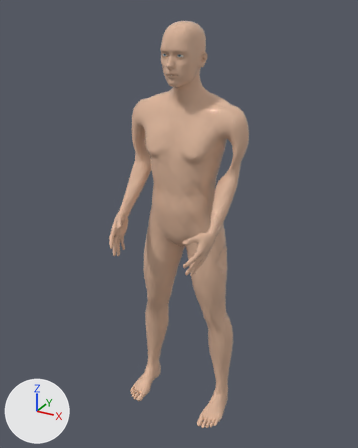
The glTF model public/bodymap3d/v3/real-human/body-erwachsener-divers-penis-keine-brueste-real-v3.glb: old version first, new version second.
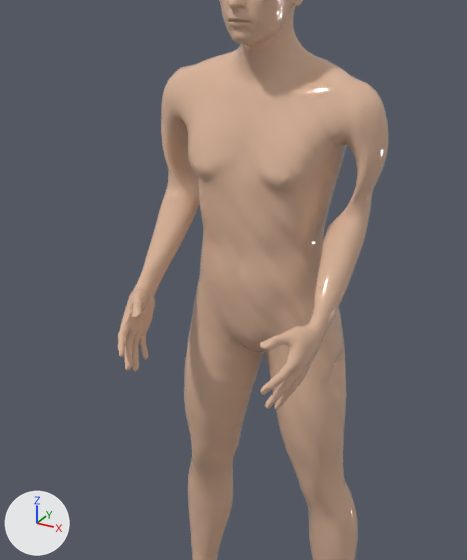
The first picture shows the older version from a camera (50 mm lens) standing at (0.913, -1.623, 1.767) and looking at (-0.001, 0.038, 0.937). The close-ups show the older and then the newer version on the part from 13% to 81% of the width and 14% to 79% of the height of that picture. Only the edits that show in the close-ups are written down. The axes (+X, +Y, +Z) are drawn at lower left. The lights are the same throughout. Vertices at exactly the same position are counted once.

The older version as bpy lines, for what is in view:
```python
me_real_human_body = bpy.data.meshes.new('real-human-body')
me_real_human_body.from_pydata(...)  # 13380 vertices, 26756 faces; spans x -0.26..0.26, y -0.23..0.23, z 0.0..1.72
me_real_human_body.materials.append(mat_skin_real_human)  # its picture is missing
# before: 11147 (0.18, 0.08, 0.84) at pixel (335, 358), 11208 (0.17, 0.08, 0.83) at pixel (332, 364), 11238 (0.18, 0.05, 0.81) at pixel (330, 377), 11242 (0.17, 0.08, 0.81) at pixel (330, 370)
ob_real_human_body = bpy.data.objects.new('real-human-body', me_real_human_body)
ob_real_human_body.location = (0.0, 0.0, 0.0)
```
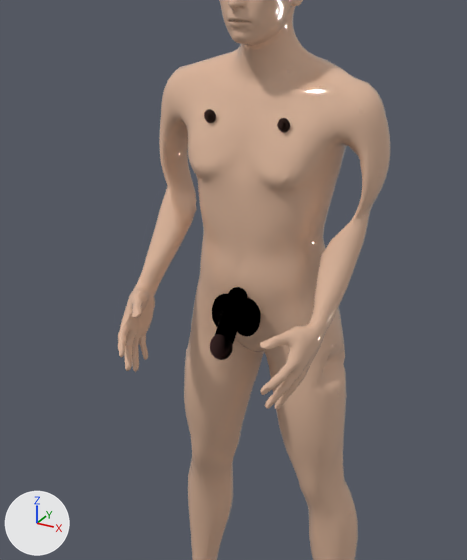
Boxes [x1, y1, x2, y2] around the edits, measured in the close-ups (467 x 560 px; the box of a moved part takes in the faces that stretch with it):
'real-human-body', reshaped
    before: [118, 0, 389, 560]
    after: [118, 0, 390, 560]
'real-human-penis', added
    after: [215, 287, 247, 345]
'real-human-scrotum-right', added
    after: [237, 298, 261, 337]
'real-human-glans', added
    after: [210, 334, 233, 360]
'real-human-scrotum-left', added
    after: [212, 293, 228, 327]
'real-human-areola-right', added
    after: [277, 118, 290, 132]
'real-human-areola-left', added
    after: [204, 109, 216, 123]
'real-human-nipple-right', added
    after: [279, 122, 286, 130]
'real-human-nipple-left', added
    after: [205, 113, 212, 121]
part 1 of me_real_human_body, moved or reshaped
    before: [180, 184, 200, 217]
    after: [172, 178, 195, 218]
part 2 of me_real_human_body, moved or reshaped (mostly hidden before)
    before: [192, 196, 199, 219]
    after: [186, 179, 196, 219]
part 3 of me_real_human_body, moved or reshaped
    before: [164, 155, 198, 214]
    after: [160, 153, 196, 216]
part 4 of me_real_human_body, moved or reshaped
    before: [161, 117, 193, 232]
    after: [159, 117, 197, 232]
part 5 of me_real_human_body, moved or reshaped
    before: [321, 139, 388, 255]
    after: [322, 141, 390, 255]
part 6 of me_real_human_body, moved or reshaped
    before: [325, 171, 382, 239]
    after: [344, 168, 389, 228]
part 7 of me_real_human_body, moved or reshaped (not visible afterwards)
    before: [324, 212, 343, 239]
part 8 of me_real_human_body, moved or reshaped
    both: [320, 340, 344, 392]

The change, as a diff of the scene's bpy script:
```diff
--- a/public/bodymap3d/v3/real-human/body-erwachsener-divers-penis-keine-brueste-real-v3.glb.py
+++ b/public/bodymap3d/v3/real-human/body-erwachsener-divers-penis-keine-brueste-real-v3.glb.py
@@ me_real_human_body @@
 me_real_human_body.from_pydata(...)  # 13380 vertices, 26756 faces; spans x -0.26..0.26, y -0.23..0.23, z 0.0..1.72
-me_real_human_body.vertices[11139].co = (0.18, 0.08, 0.86)  # pixel (335, 351)
-me_real_human_body.vertices[11221].co = (0.18, 0.05, 0.83)  # pixel (329, 369)
-me_real_human_body.vertices[11254].co = (0.16, 0.07, 0.8)
+# me_real_human_body part 1: 14 of the vertices in x -0.18..-0.16, y 0.06..0.13, z 1.14..1.17 are moved by (-0.03, 0.0, -0.01)
+# me_real_human_body part 2: 4 of the vertices in x -0.18..-0.16, y 0.08..0.13, z 1.14..1.17 are moved by (-0.02, 0.0, -0.01)
+# me_real_human_body part 3: 81 of the vertices in x -0.24..-0.16, y 0.05..0.15, z 1.13..1.24 are moved by (-0.02, 0.0, 0.0)
+# me_real_human_body part 4: 86 of the vertices in x -0.25..-0.16, y 0.03..0.15, z 1.11..1.31 are moved by (-0.01, 0.0, 0.0)
+# me_real_human_body part 5: 86 of the vertices in x 0.16..0.25, y 0.03..0.15, z 1.11..1.31 are moved by (0.01, 0.0, 0.0)
+# me_real_human_body part 6: 81 of the vertices in x 0.16..0.24, y 0.05..0.15, z 1.13..1.24 are moved by (0.02, 0.0, 0.0)
+# me_real_human_body part 7: 14 of the vertices in x 0.16..0.18, y 0.06..0.13, z 1.14..1.17 are moved by (0.03, 0.0, -0.01)
+# me_real_human_body part 8
+for i in [11147, 11208, 11238, 11242]: me_real_human_body.vertices[i].co += Vector((-0.02, 0.0, 0.0))
+me_real_human_body.vertices[11139].co = (0.17, 0.08, 0.86)  # pixel (332, 350)
+me_real_human_body.vertices[11221].co = (0.16, 0.05, 0.83)  # pixel (323, 367)
+me_real_human_body.vertices[11254].co = (0.19, 0.07, 0.79)  # pixel (338, 381)
 me_real_human_body.materials.append(mat_skin_real_human)
@@ ob_real_human_scrotum_right @@
+ob_real_human_scrotum_right = bpy.data.objects.new('real-human-scrotum-right', me_real_human_scrotum_right)  # a UV sphere (22 segments, 14 rings, poles along z) spanning x -0.005..0.055, y -0.0637..-0.0083, z 0.9098..0.9938; in mat_skin_real_human (its picture is missing)
+ob_real_human_scrotum_right.location = (0.0, 0.0, 0.0)
@@ ob_real_human_scrotum_left @@
+ob_real_human_scrotum_left = bpy.data.objects.new('real-human-scrotum-left', me_real_human_scrotum_left)  # a UV sphere (22 segments, 14 rings, poles along z) spanning x -0.055..0.005, y -0.0637..-0.0083, z 0.9098..0.9938; in mat_skin_real_human (its picture is missing)
+ob_real_human_scrotum_left.location = (0.0, 0.0, 0.0)
@@ ob_real_human_glans @@
+ob_real_human_glans = bpy.data.objects.new('real-human-glans', me_real_human_glans)  # 351 vertices, 696 faces; spans x -0.0239..0.0239, y -0.1209..-0.0751, z 0.8768..0.9328; in mat_genital_mucosa (pink #c48e8b)
+ob_real_human_glans.location = (0.0, 0.0, 0.0)
@@ ob_real_human_penis @@
+ob_real_human_penis = bpy.data.objects.new('real-human-penis', me_real_human_penis)  # 364 vertices, 720 faces; spans x -0.021..0.021, y -0.1062..-0.0098, z 0.8963..1.0103; in mat_skin_real_human (its picture is missing)
+ob_real_human_penis.location = (0.0, 0.0, 0.0)
@@ ob_real_human_nipple_right @@
+ob_real_human_nipple_right = bpy.data.objects.new('real-human-nipple-right', me_real_human_nipple_right)  # 146 vertices, 288 faces; spans x 0.0748..0.0903, y -0.0024..0.0114, z 1.3425..1.3579; in mat_areola_skin (beige #b8897c)
+ob_real_human_nipple_right.location = (0.0, 0.0, 0.0)
@@ ob_real_human_areola_right @@
+ob_real_human_areola_right = bpy.data.objects.new('real-human-areola-right', me_real_human_areola_right)  # 222 vertices, 440 faces; spans x 0.0688..0.0963, y 0.0054..0.014, z 1.3364..1.364; in mat_areola_skin (beige #b8897c)
+ob_real_human_areola_right.location = (0.0, 0.0, 0.0)
@@ ob_real_human_nipple_left @@
+ob_real_human_nipple_left = bpy.data.objects.new('real-human-nipple-left', me_real_human_nipple_left)  # 146 vertices, 288 faces; spans x -0.0903..-0.0748, y -0.0024..0.0114, z 1.3425..1.3579; in mat_areola_skin (beige #b8897c)
+ob_real_human_nipple_left.location = (0.0, 0.0, 0.0)
@@ ob_real_human_areola_left @@
+ob_real_human_areola_left = bpy.data.objects.new('real-human-areola-left', me_real_human_areola_left)  # 222 vertices, 440 faces; spans x -0.0963..-0.0688, y 0.0054..0.014, z 1.3364..1.364; in mat_areola_skin (beige #b8897c)
+ob_real_human_areola_left.location = (0.0, 0.0, 0.0)
```
